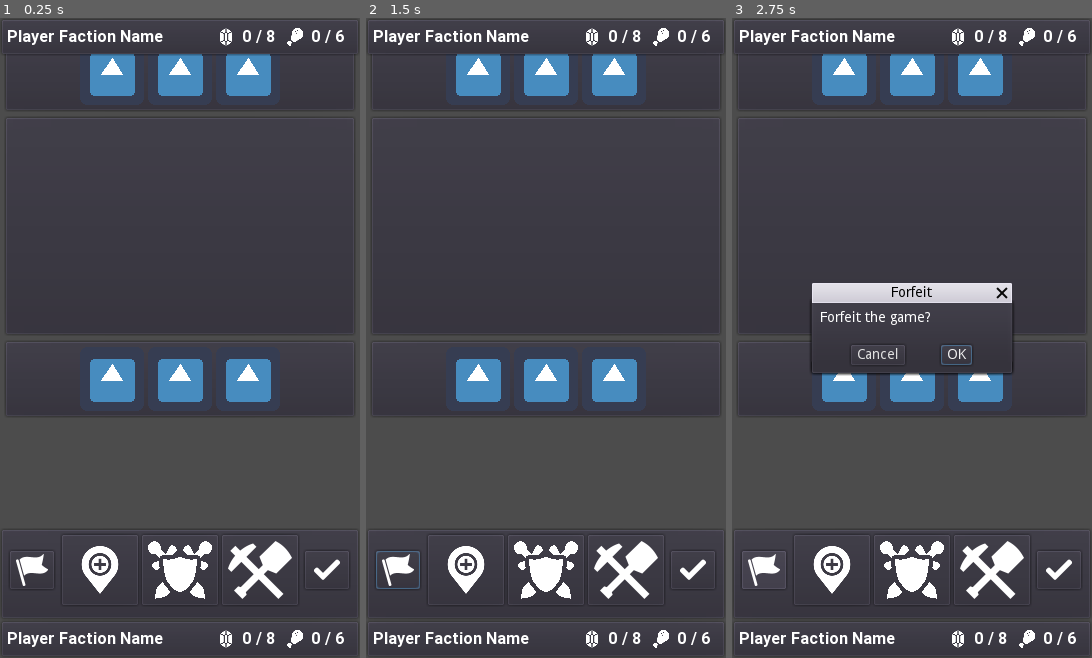
Above: before the commit, frames 1-3 (left to right).
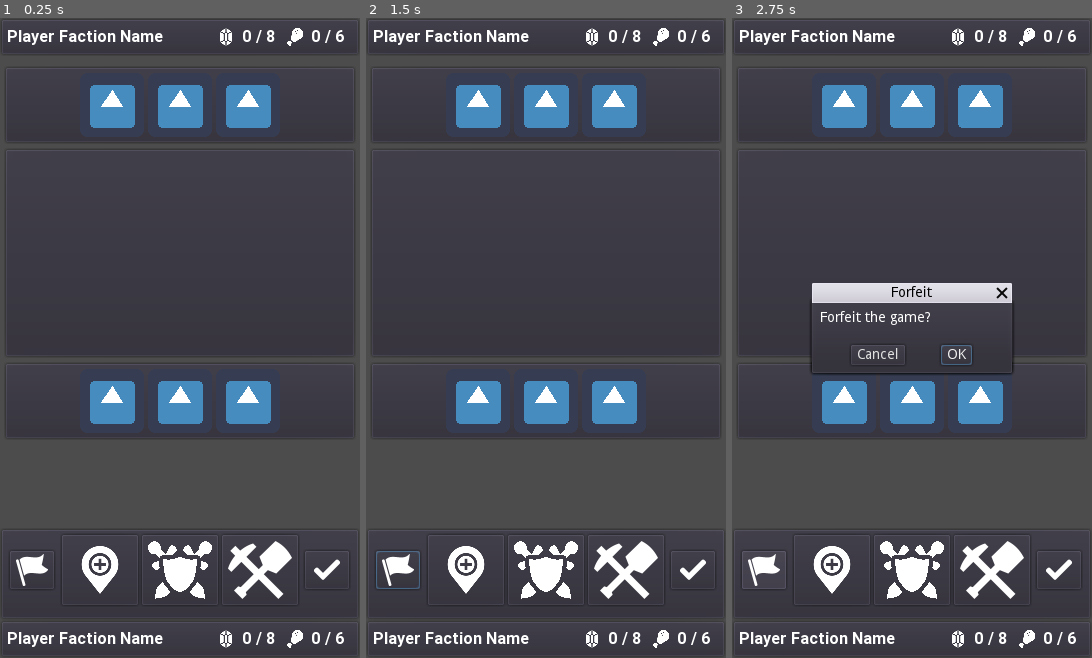
Above: after the commit, the same moments.

Repository: oatspear/obminion-hs
Game: Godot game, scene res://scenes/GuiSketch.tscn
The game is run twice, just before and just after one commit, with the same random seed, the same clock (stepped at 60 frames per second) and the same inputs. The project has no main scene, so this scene is started directly. The engine's default icon, where the game draws it, is replaced by a stand-in: a white triangle on a blue panel in a dark square.
Inputs (mouse positions are in pixels of both pictures, inside the frame that each line leads up to):
- Up to frame 1 (0.25 s): no input
- Up to frame 2 (1.5 s): click (398, 568) at 0.5 s; click "OK" at 1.25 s
- Up to frame 3 (2.75 s): click (764, 568) at 2 s

The runs differ from the first frame. In frame 1, 7.1% of the frame differs, in the area x 1-99%, y 5-64%; in frame 2, 7.1%; in frame 3, 6.1%.

Commit message:
minor change

Diff:
--- a/scenes/GuiSketch.tscn
+++ b/scenes/GuiSketch.tscn
@@ -22,13 +22,13 @@
 size_flags_horizontal = 3
 size_flags_vertical = 3
 custom_constants/margin_right = 4
-custom_constants/margin_top = 16
+custom_constants/margin_top = 48
 custom_constants/margin_left = 4
 custom_constants/margin_bottom = 16
 
 [node name="BattleField" type="VBoxContainer" parent="Layer1"]
 margin_left = 4.0
-margin_top = 16.0
+margin_top = 48.0
 margin_right = 356.0
 margin_bottom = 624.0
 size_flags_horizontal = 3
@@ -71,32 +71,31 @@
 [node name="MinionField" type="PanelContainer" parent="Layer1/BattleField"]
 margin_top = 82.0
 margin_right = 352.0
-margin_bottom = 302.0
+margin_bottom = 292.0
 size_flags_vertical = 3
 
 [node name="VBoxContainer" type="VBoxContainer" parent="Layer1/BattleField/MinionField"]
 margin_left = 7.0
 margin_top = 7.0
 margin_right = 345.0
-margin_bottom = 213.0
+margin_bottom = 203.0
 alignment = 1
 
 [node name="Top" parent="Layer1/BattleField/MinionField/VBoxContainer" instance=ExtResource( 3 )]
 anchor_right = 0.0
-margin_top = 5.0
 margin_right = 338.0
-margin_bottom = 101.0
+margin_bottom = 96.0
 
 [node name="Bottom" parent="Layer1/BattleField/MinionField/VBoxContainer" instance=ExtResource( 3 )]
 anchor_right = 0.0
-margin_top = 105.0
+margin_top = 100.0
 margin_right = 338.0
-margin_bottom = 201.0
+margin_bottom = 196.0
 
 [node name="Hero2" type="PanelContainer" parent="Layer1/BattleField"]
-margin_top = 306.0
+margin_top = 296.0
 margin_right = 352.0
-margin_bottom = 384.0
+margin_bottom = 374.0
 
 [node name="CenterContainer" type="CenterContainer" parent="Layer1/BattleField/Hero2"]
 margin_left = 7.0
@@ -127,9 +126,9 @@
 texture = ExtResource( 1 )
 
 [node name="Spacer" type="Control" parent="Layer1/BattleField"]
-margin_top = 388.0
+margin_top = 378.0
 margin_right = 352.0
-margin_bottom = 608.0
+margin_bottom = 576.0
 size_flags_horizontal = 3
 size_flags_vertical = 3
 
@@ -183,9 +182,9 @@
 
 [node name="MinionCardPopup" parent="Layer3" instance=ExtResource( 6 )]
 margin_left = 20.0
-margin_top = 246.0
+margin_top = 252.0
 margin_right = 340.0
-margin_bottom = 394.0
+margin_bottom = 388.0
 
 [connection signal="selected_left" from="Layer1/BattleField/MinionField/VBoxContainer/Bottom" to="." method="_on_MinionRow_player_selected_left"]
 [connection signal="selected_right" from="Layer1/BattleField/MinionField/VBoxContainer/Bottom" to="." method="_on_MinionRow_player_selected_right"]
